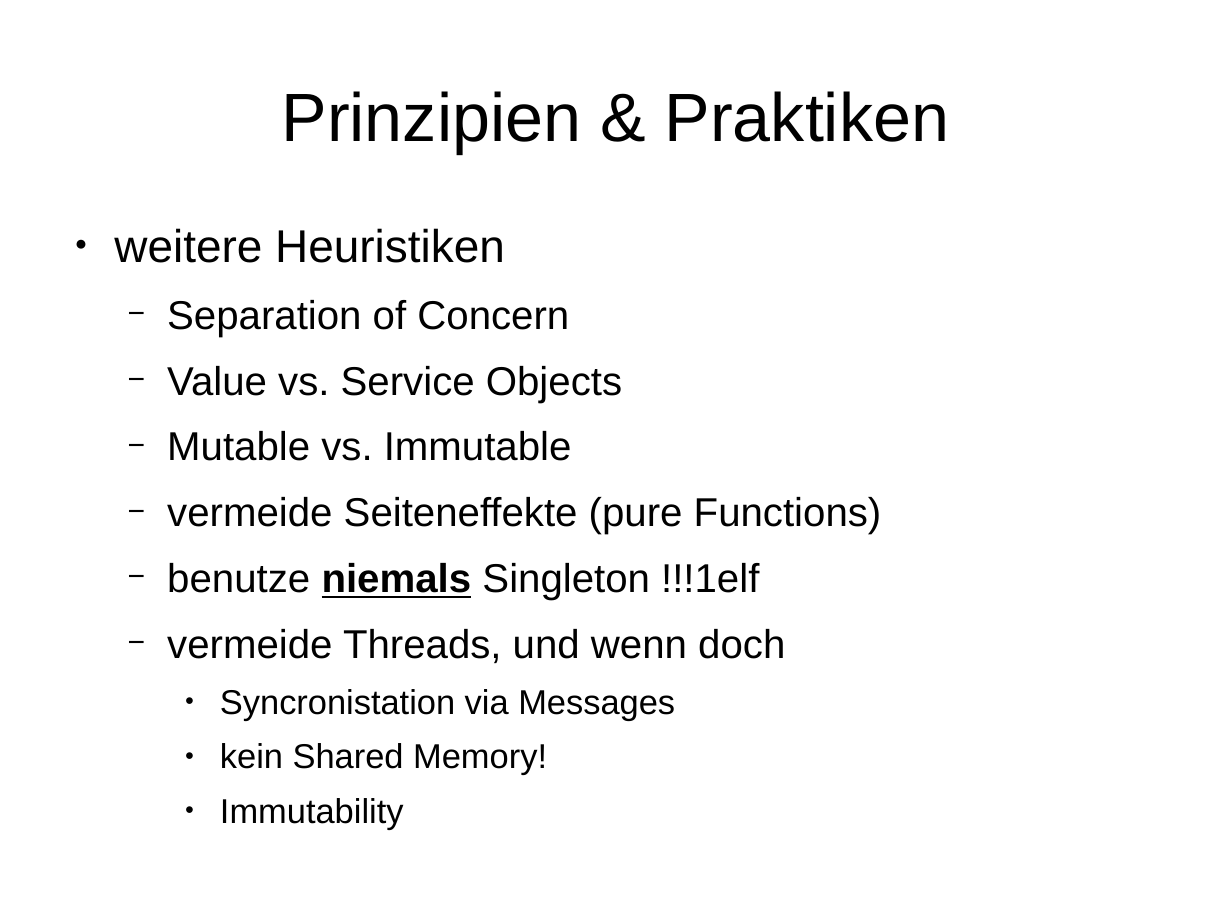
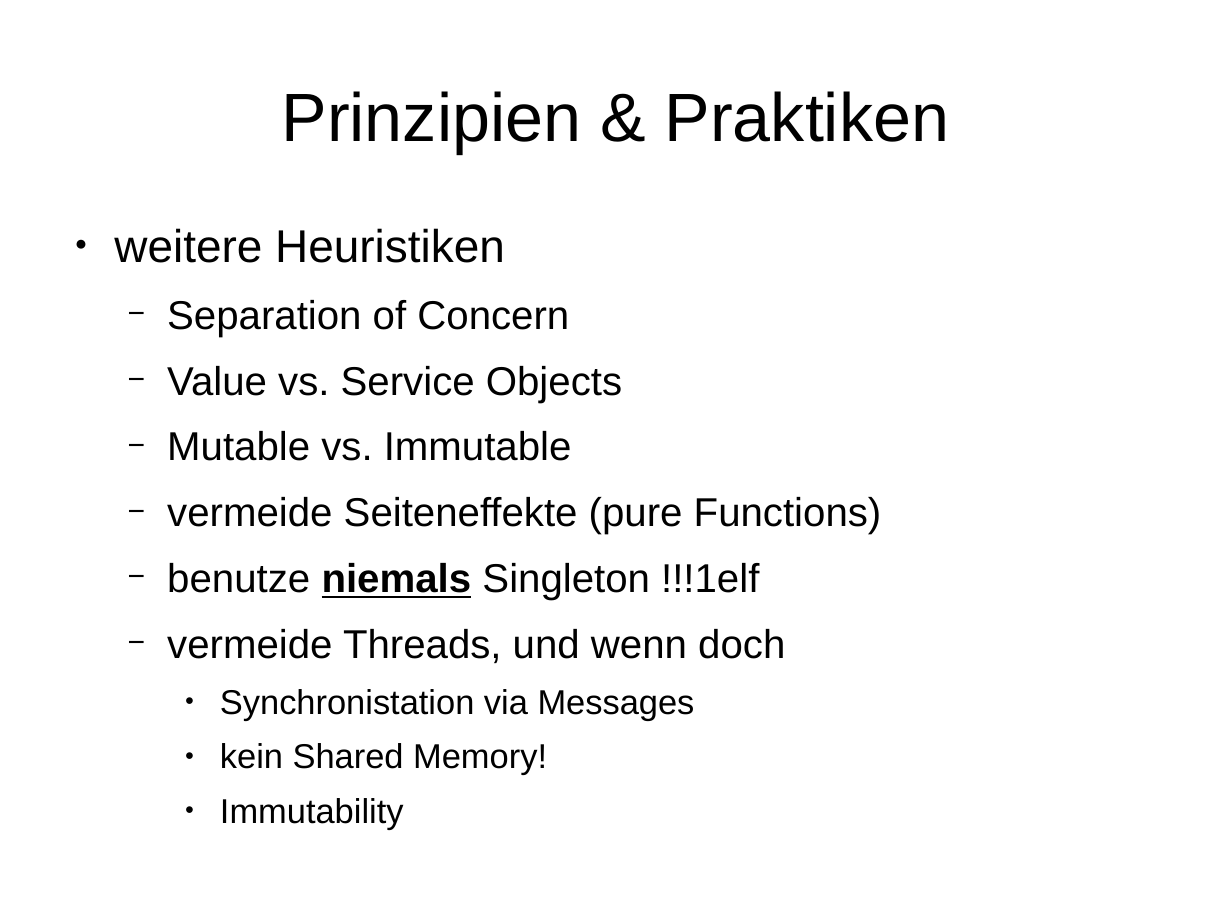
Before and after one commit to Weltraumschaf/Slides, a slide deck: slide 11 of CleanCode/Clean_Code.odp. Drawn at 1232x924 pixels with LibreOffice and Linux fonts; fonts in the diff are those of the drawing. Boxes give left, top, right and bottom in pixels: in the first picture for what was removed or moved away, otherwise in the second. Text is boxed around its words. In the diff, an @@ line names an element or a change of style, - is before the commit and + after.

```diff
--- a/CleanCode/Clean_Code.odp
+++ b/CleanCode/Clean_Code.odp
@@ text at [220, 689, 695, 720]: text changed @@
-    ● Syncronistation via Messages
+    ● Synchronistation via Messages
```
Also in this commit, not shown: 2 other slides changed, 1 other file.
